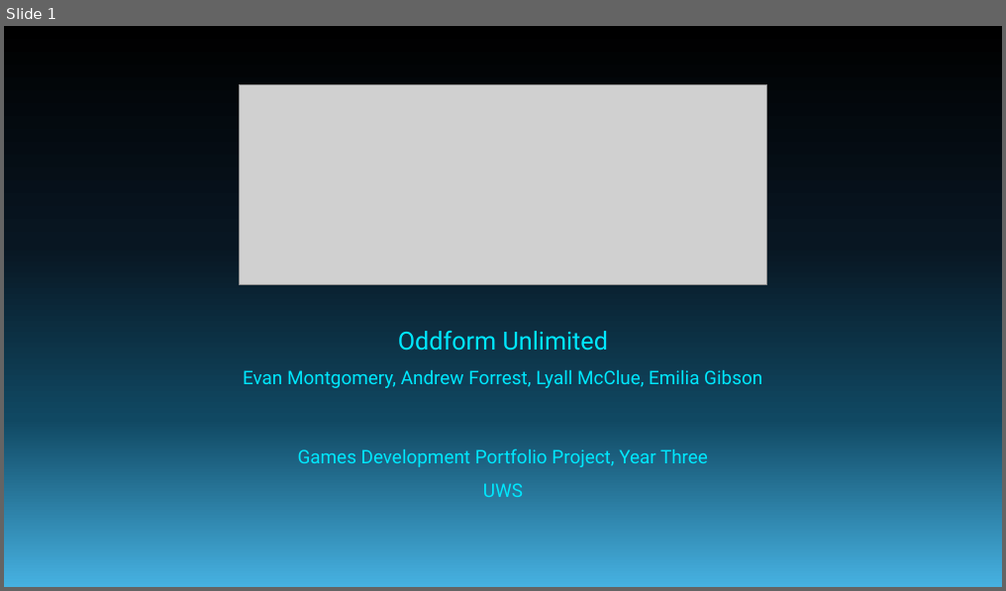
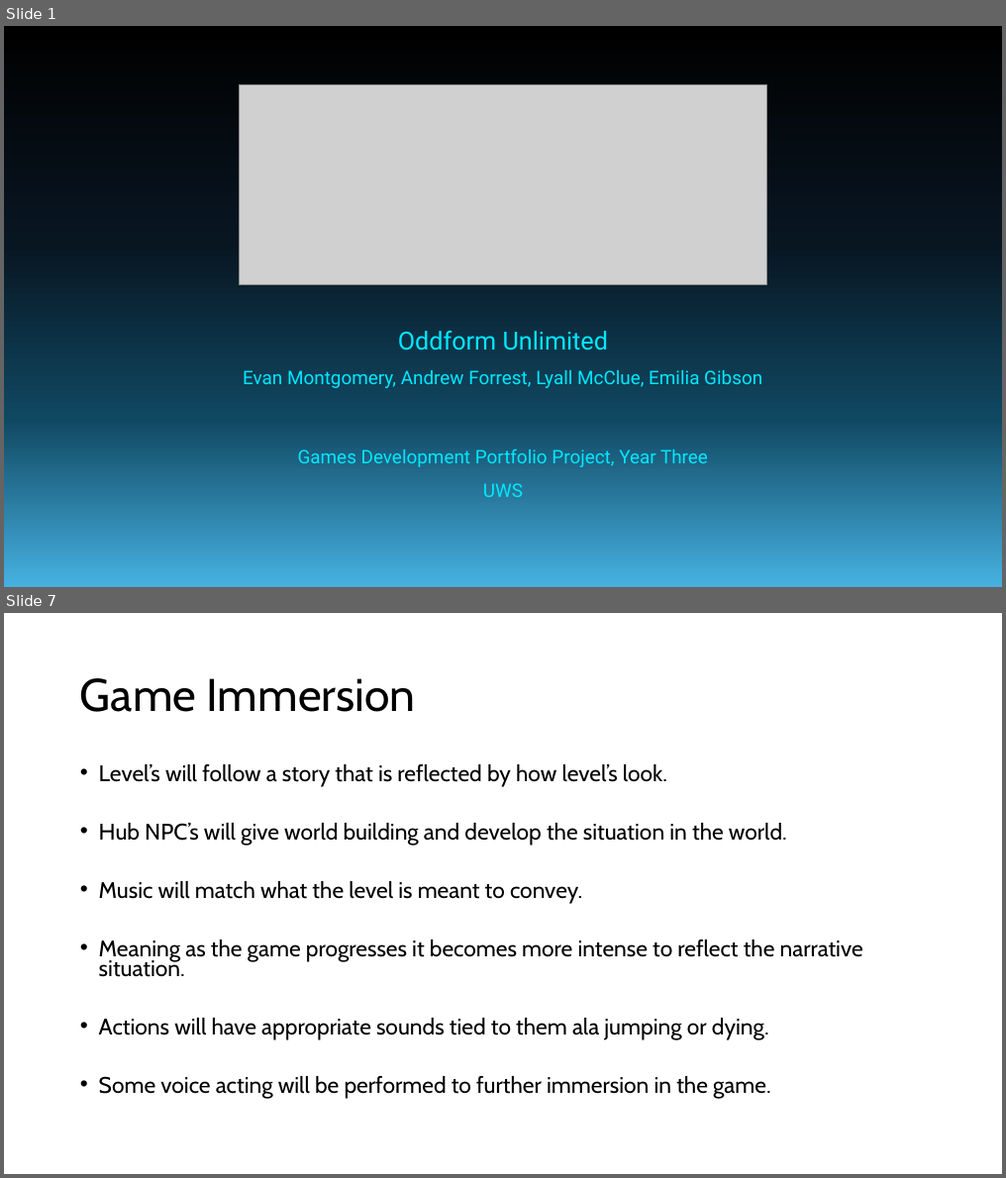
Before and after one commit to forrest10101/Portfolio-Platformer, a slide deck: TechnoSprint Pitch Presentation.pptx. Shown one above the other, each under a label of ours: slide 1 before the commit, slides 1 and 7 after it; the slides between them are not shown. The pictures are 1006x591 and 1006x1178 pixels, drawn with LibreOffice and Linux fonts; fonts in the diff are those of the drawing; grey boxes stand for pictures. Boxes give left, top, right and bottom in pixels: in the first picture for what was removed or moved away, otherwise in the second. Text is boxed around its words. In the diff, an @@ line names an element or a change of style, - is before the commit and + after.

Commit message:
Updated GDD and Powerpoint Commit
PowerPoint has all of it's basic bullet points added with some segments having images set up (which can be changed/others added as seen as appropriate)

Additionally I added a new segment to the GDD focused on immersive qualities of the game like dialogue, voice acting, SFX and music that will be featured within the game, and am looking for any other possible contributions to the GDD for myself.

```diff
--- a/TechnoSprint Pitch Presentation.pptx
+++ b/TechnoSprint Pitch Presentation.pptx
@@ slide 7 added at [4, 613, 1002, 1174], background #FFFFFF @@
@@ title added at [80, 678, 416, 712], 44 pt, text #000000 @@
+Game Immersion
@@ text added at [99, 764, 863, 1099], 21.7 pt, text #000000 @@
+• Level’s will follow a story that is reflected by how level’s look.
+• Hub NPC’s will give world building and develop the situation in the world.
+• Music will match what the level is meant to convey.
+• Meaning as the game progresses it becomes more intense to reflect the narrative situation.
+• Actions will have appropriate sounds tied to them ala jumping or dying.
+• Some voice acting will be performed to further immersion in the game.
```
Also in this commit, not shown: 6 slides changed, 7 other slides added, 7 slides removed, 1 other file.
